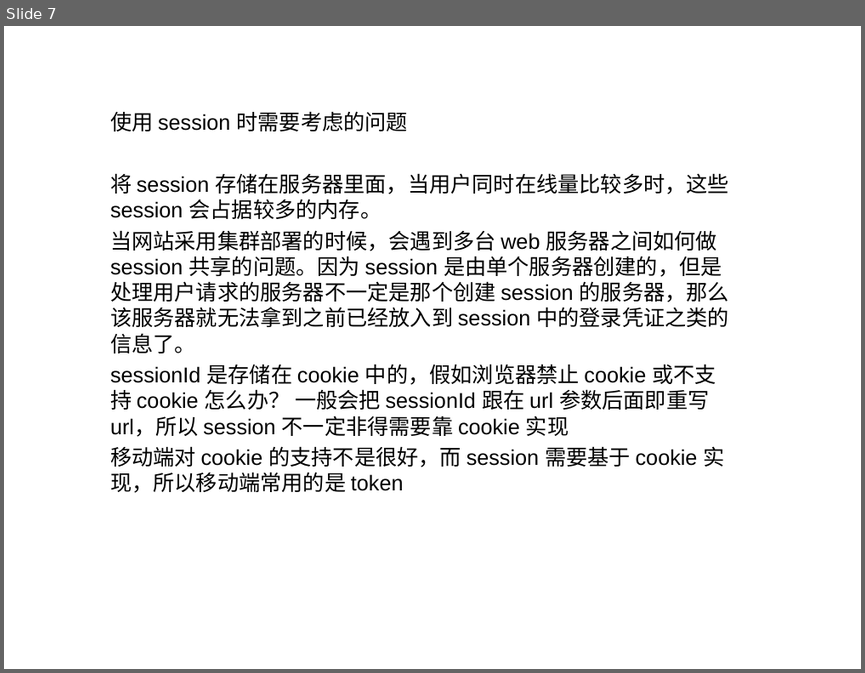
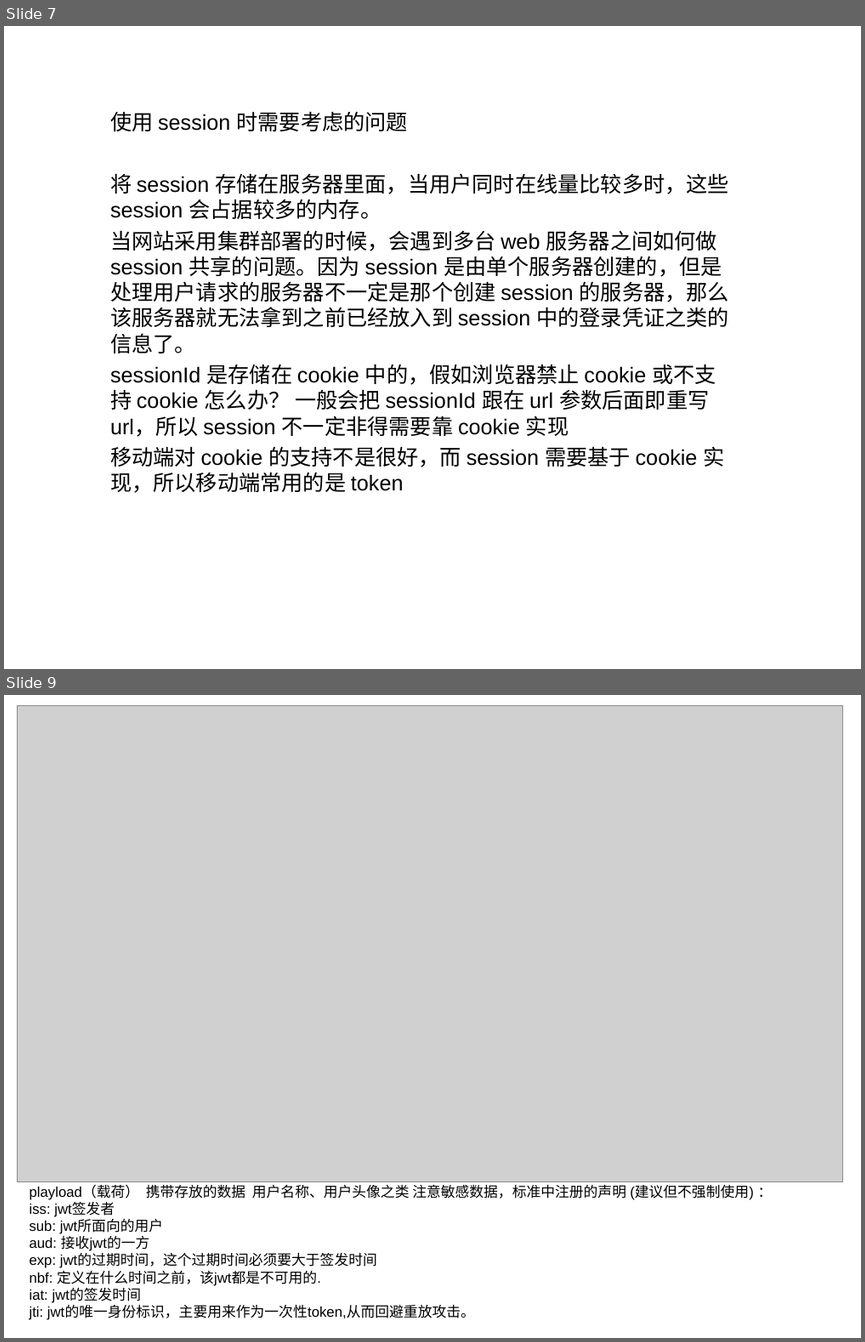
Before and after one commit to liyongjava36/oauth, a slide deck: 123.ppt. Shown one above the other, each under a label of ours: slide 7 before the commit, slides 7 and 9 after it; the slides between them are not shown. The pictures are 865x673 and 865x1342 pixels, drawn with LibreOffice and Linux fonts; fonts in the diff are those of the drawing; grey boxes stand for pictures. Boxes give left, top, right and bottom in pixels: in the first picture for what was removed or moved away, otherwise in the second. Text is boxed around its words. In the diff, an @@ line names an element or a change of style, - is before the commit and + after.

```diff
--- a/123.ppt
+++ b/123.ppt
@@ slide 9 added at [4,695,861,1338], background #FFFFFF @@
@@ picture added at [18,706,843,1182] @@
@@ text added at [30,1185,754,1320], 12 pt, text #000000 @@
+playload（载荷） 携带存放的数据 用户名称、用户头像之类 注意敏感数据，标准中注册的声明 (建议但不强制使用) ：
+iss: jwt签发者
+sub: jwt所面向的用户
+aud: 接收jwt的一方
+exp: jwt的过期时间，这个过期时间必须要大于签发时间
+nbf: 定义在什么时间之前，该jwt都是不可用的.
+iat: jwt的签发时间
+jti: jwt的唯一身份标识，主要用来作为一次性token,从而回避重放攻击。
```
Also in this commit, not shown: 3 other slides added, 1 slide removed.
